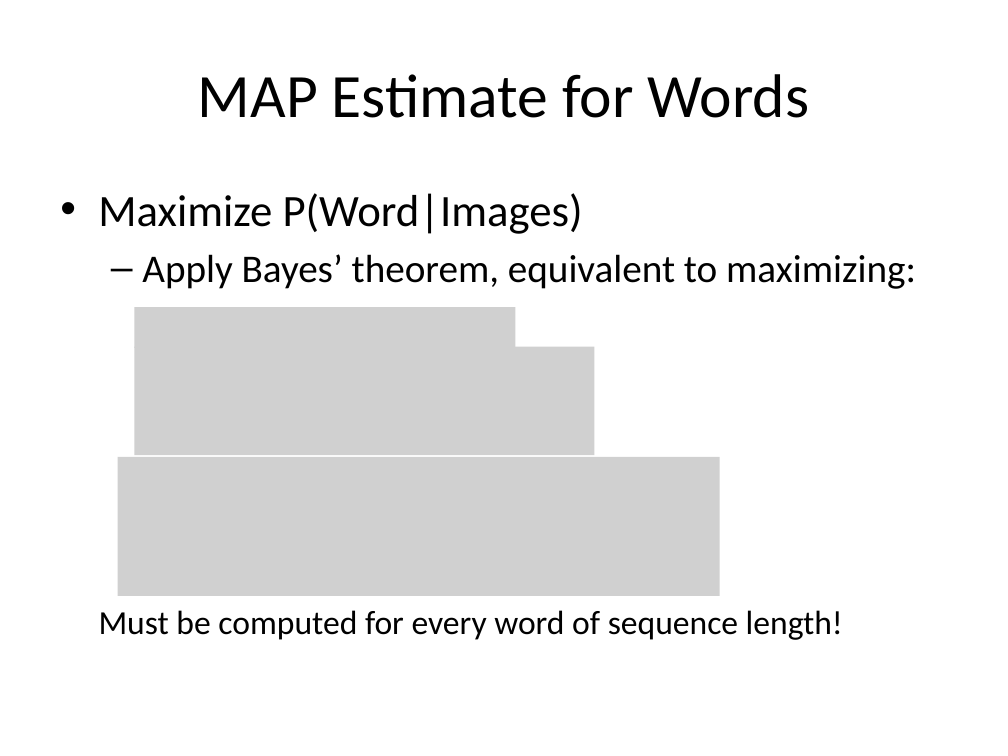
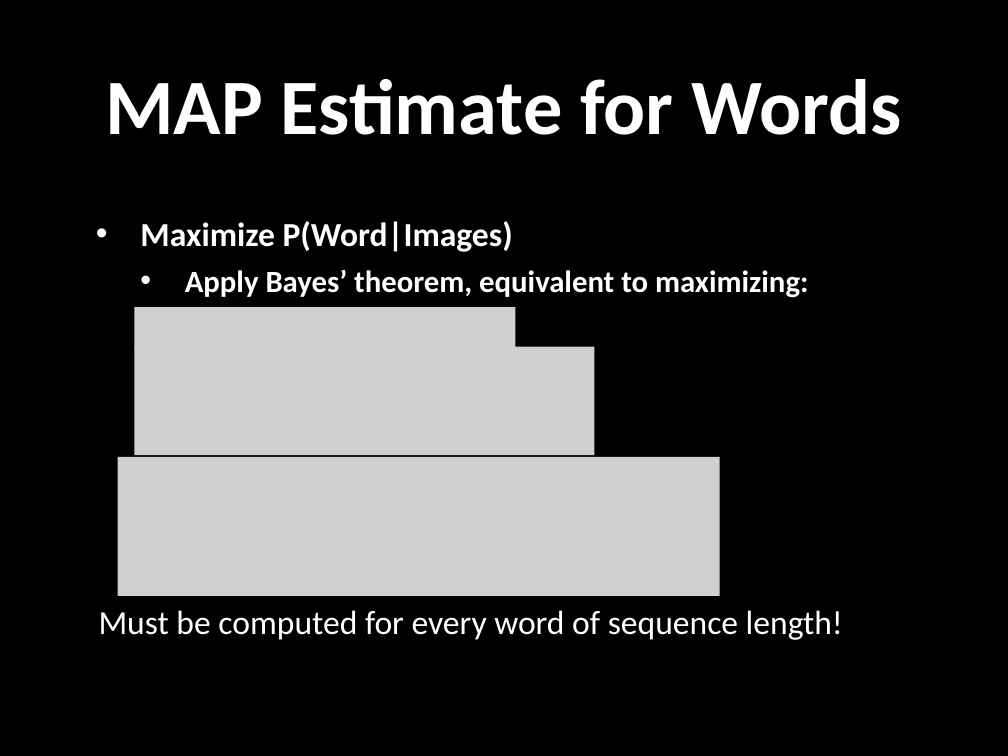
Before and after one commit to katzdave/Handwriting-Recognition, a slide deck: slide 7 of nlppres.pptx. Drawn at 1008x756 pixels with LibreOffice and Linux fonts; fonts in the diff are those of the drawing; grey boxes stand for pictures; background and template pictures are left out. Boxes give left, top, right and bottom in pixels: in the first picture for what was removed or moved away, otherwise in the second. Text is boxed around its words. In the diff, an @@ line names an element or a change of style, - is before the commit and + after.

```diff
--- a/nlppres.pptx
+++ b/nlppres.pptx
@@ background #FFFFFF to picture (left out) @@
@@ title "MAP Estimate for Words": place and size @@
-title "MAP Estimate for Words" at box(198, 74, 810, 118)
+title "MAP Estimate for Words" at box(105, 79, 902, 135)
@@ title "MAP Estimate for Words" at box(105, 79, 902, 135): size 44 to 56 pt, text colour #000000 to #FFFFFF, bold on @@
@@ text "Maximize P(Word|Images)": place and size @@
-text "Maximize P(Word|Images)" at box(98, 193, 916, 289)
+text "Maximize P(Word|Images)" at box(140, 221, 808, 298)
@@ text "Maximize P(Word|Images)" at box(140, 221, 808, 298): size 32 to 24 pt in "Maximize P(Word|Images)"; text colour #000000 to #FFFFFF, bold on; size 28 to 22 pt in "Apply Bayes’ theorem, equivalent to maximizing:"; indent changed; more space between paragraphs; bullet – to • @@
@@ text "Must be computed for every ..." at box(99, 610, 843, 640): text colour #000000 to #FFFFFF @@
```
Also in this commit, not shown: 16 other slides changed, 1 slide added, 3 other files.
